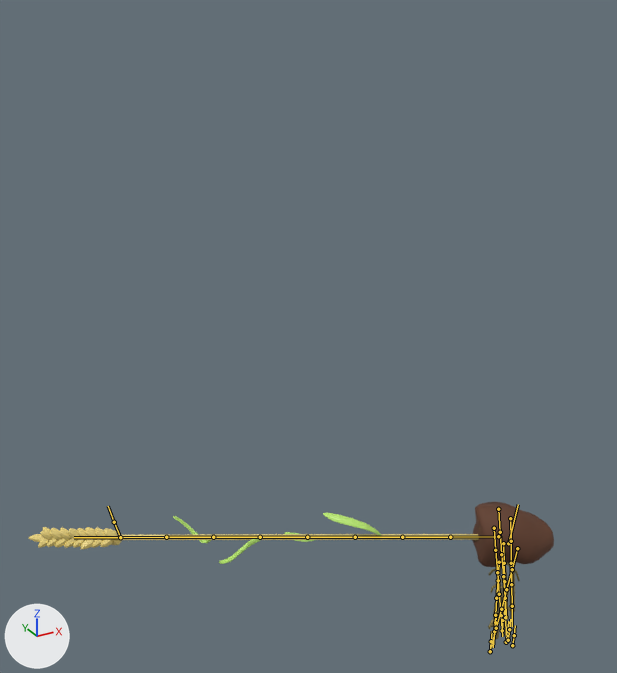
Two versions of the FBX model Assets/Models/player.fbx, one commit apart.
Rendered twice from a 50 mm lens placed at (-3.39, -3.33, 2.79), pointed at (-1.12, 0.78, 0.73). The axes (+X, +Y, +Z) are drawn at lower left. The lights are the same throughout. Both versions are drawn at frame 25 of the action 'leg rig|hide'; the numbers are the values there. The bones that bend it are drawn over the model as lines.

Names of what the first picture shows: 'dirt clump', 'roots', 'stalk.033', 'stalk.034', 'stalk.036', 'stalk.037'.
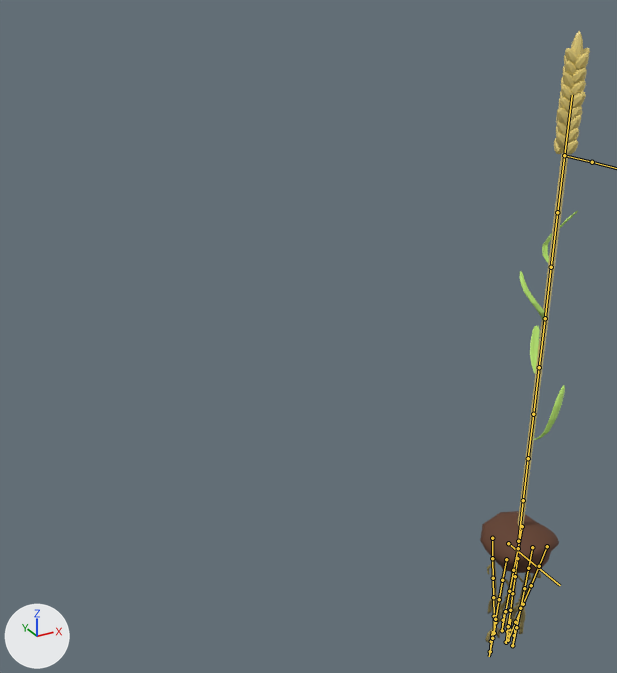
What differs and where, as boxes (x1, y1, x2, y2) in the pictures (617 x 673 px):
'stalk.033', posed (84% narrower, 2061% taller)
    before: (28, 527, 479, 549)
    after: (518, 31, 590, 527)
'dirt clump', posed
    before: (472, 502, 554, 567)
    after: (480, 511, 559, 574)
'roots', posed
    before: (488, 550, 520, 639)
    after: (485, 556, 541, 642)
'stalk.034', posed (46% narrower, 133% taller)
    before: (323, 513, 381, 536)
    after: (534, 385, 565, 440)
'stalk.036', posed (33% narrower, 89% taller)
    before: (219, 538, 261, 564)
    after: (519, 271, 547, 321)
'stalk.035', posed
    before: (284, 532, 314, 542)
    after: (530, 326, 540, 373)
'stalk.037', posed (89% taller)
    before: (173, 516, 211, 543)
    after: (542, 210, 578, 262)
bone 'root', root to tip
    before: (508, 543) to (518, 504)
    after: (508, 543) to (560, 585)
bone 'bleg.r', root to tip
    before: (499, 562) to (498, 580)
    after: (492, 538) to (492, 558)
bone 'fleg.r', root to tip
    before: (503, 543) to (504, 563)
    after: (517, 558) to (515, 576)
bone 'fleg.l', root to tip
    before: (498, 509) to (500, 532)
    after: (547, 546) to (539, 566)
bone 'bleg.l', root to tip
    before: (494, 528) to (495, 550)
    after: (522, 526) to (518, 548)
bone 'blege.l', root to tip
    before: (497, 572) to (499, 594)
    after: (513, 570) to (509, 591)
bone 'blegs.l', root to tip
    before: (499, 594) to (501, 615)
    after: (509, 591) to (505, 611)
bone 'mleg.l', root to tip
    before: (510, 518) to (511, 541)
    after: (532, 547) to (528, 568)
bone 'mleg.r', root to tip
    before: (517, 548) to (512, 569)
    after: (506, 559) to (502, 580)

What the commit changed:
Bone 'root' (bone_root) turns from (-26, 59, -93) to (0, 0, 0) degrees about its own x, y and z.
Bone 'bleg.r' (bone_bleg_r) turns from (-74, 2, 1) to (1, -1, 96) degrees about its own x, y and z.
Bone 'fleg.r' (bone_fleg_r) turns from (-73, 4, 5) to (-8, 9, 96) degrees about its own x, y and z.
Bone 'fleg.l' (bone_fleg_l) turns from (118, -9, 4) to (9, -10, 96) degrees about its own x, y and z.
Bone 'bleg.l' (bone_bleg_l) turns from (120, -8, 2) to (-1, 1, 96) degrees about its own x, y and z.
Bone 'blege.l' (bone_blege_l) turns from (-1, 5, -3) to (0, 0, -3) degrees about its own x, y and z.
Bone 'blegs.l' (bone_blegs_l) turns from (0, 1, -3) to (0, 0, -3) degrees about its own x, y and z.
Bone 'mleg.l' (bone_mleg_l) turns from (118, -5, 1) to (2, -2, 92) degrees about its own x, y and z.
Bone 'mleg.r' (bone_mleg_r) turns from (-67, -5, -8) to (-3, 3, 88) degrees about its own x, y and z.
